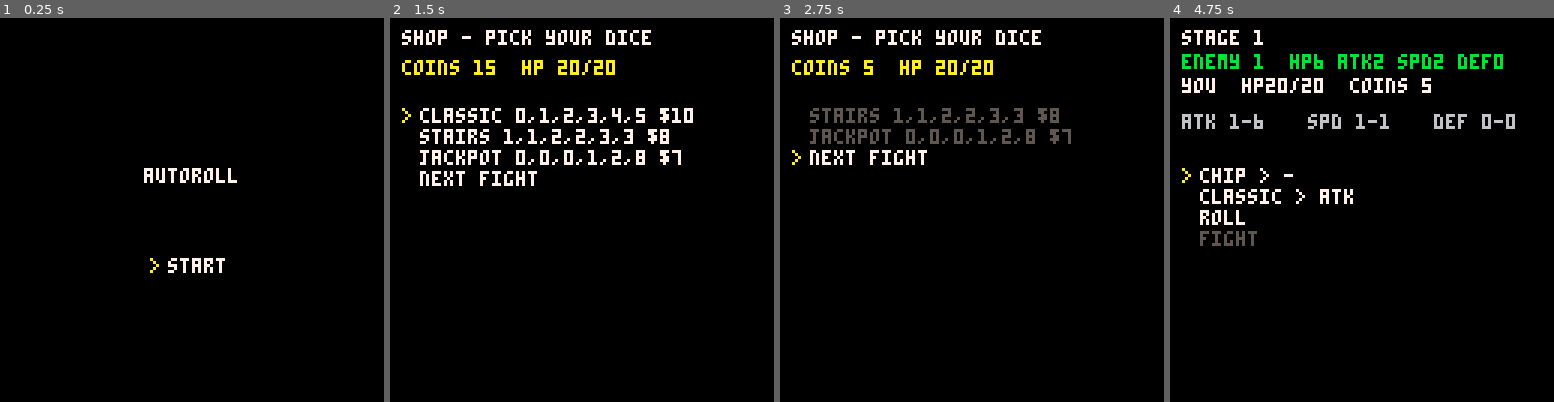
Above: before the commit, frames 1-4 (left to right).
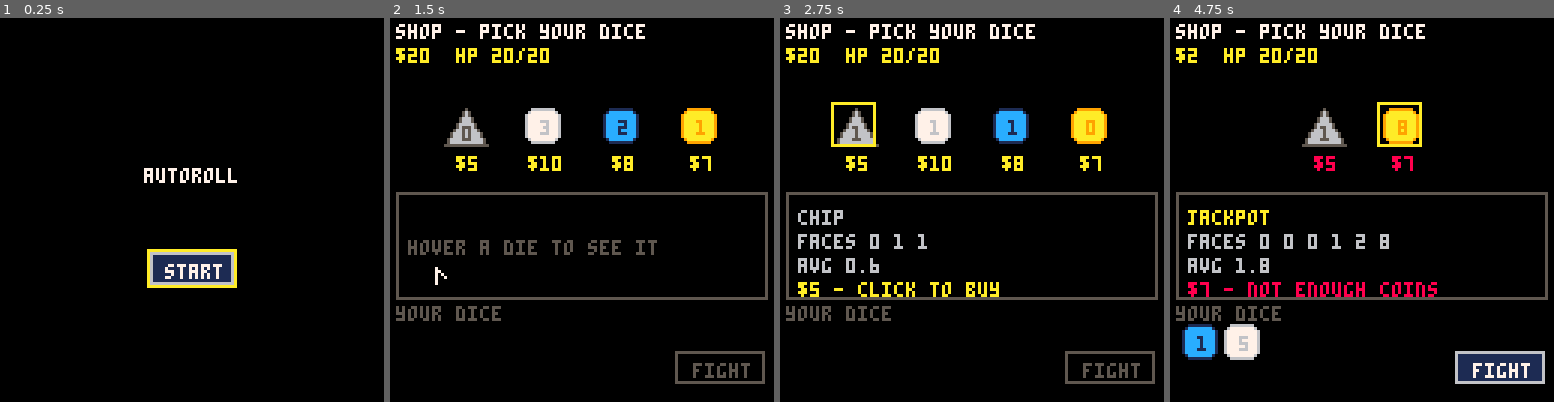
Above: after the commit, the same moments.

Repository: mauro-vb/dice-city
Game: PICO-8 cartridge cart.p8
Same seed, same stepped clock (60 frames per second), same inputs: the game is played once before the commit and once after it.
Inputs (mouse positions are in pixels of both pictures, inside the frame that each line leads up to):
- Up to frame 1 (0.25 s): no input
- Up to frame 2 (1.5 s): tap X (X key) at 0.33, 1.07 s; click (670, 121) at 0.67 s; tap O (Z key) at 0.7 s; click (436, 267) at 1.22 s
- Up to frame 3 (2.75 s): hold Right 1.6-2.1 s; tap O (Z key) at 1.7, 2.1, 2.5 s; click (887, 114) at 1.77 s; tap X (X key) at 1.85 s; hold Up 2.15-2.42 s; click (952, 259) at 2.32 s; hold Right from 2.47 s (still down)
- Up to frame 4 (4.75 s): click (1404, 106) at 2.87 s; tap O (Z key) every 0.4 s from 2.9 to 4.5 s; tap X (X key) at 2.97, 4.08 s; release Right at 3.03 s; hold Left 3.08-3.58 s; click (1465, 256) at 3.42 s; hold Down 3.63-3.97 s; click (1231, 102) at 3.97 s; hold Right 4.02-4.68 s; click (1292, 248) at 4.52 s; hold Up from 4.73 s (still down)

The runs differ from the first frame. In frame 1, 2.3% of the frame differs, in the area x 38-62%, y 60-71%; in frame 2, 13%; in frame 3, 13%; in frame 4, 16%, in the area x 1-99%, y 1-96%.

Commit message:
Mouse and keys UI: drag dice onto slots, visual shop
- selectable/button/focus: hover, click, drag and drop; arrows + x/o
- placement: stat columns with stacking dice, bag area, roll/fight buttons
- shop: offers as dice with prices, hover description, click to buy
- title/combat/game over use buttons; text menu removed
- harness: fake mouse; h_ prefix on locals so they don't shadow game fields

Diff:
--- a/cart.p8
+++ b/cart.p8
@@ -7,10 +7,9 @@
 #include src/oop/class.p8.lua
 #include src/oop/game_object.p8.lua
 #include src/oop/scene.p8.lua
+#include src/oop/selectable.p8.lua
 #include src/ui/button.p8.lua
 #include src/ui/focus.p8.lua
-#include src/ui/menu.p8.lua
-#include src/ui/selectable.p8.lua
 #include src/utils/color_settings.p8.lua
 #include src/utils/cursor.p8.lua
 #include src/utils/helpers.p8.lua
--- a/src/entities/die.p8.lua
+++ b/src/entities/die.p8.lua
@@ -1,6 +1,6 @@
-die = game_object:extend({
-	x = 0,
-	y = 0,
+die = selectable:extend({
+	w = 13,
+	h = 13,
 	-- false, not nil: a missing field falls through to globals (e.g. the slot class)
 	slot = false,
 	value = false,
@@ -24,6 +24,10 @@
 			sum += face
 		end
 		return sum / #faces
+	end,
+	-- one decimal, for display
+	avg_str = function(_ENV)
+		return tostr(flr(average(_ENV) * 10) / 10)
 	end,
 	upgrade_face = function(_ENV, i, v)
 		faces[i] += v
--- a/src/entities/slot.p8.lua
+++ b/src/entities/slot.p8.lua
@@ -0,0 +1,16 @@
+-- a stat column on the placement screen: takes dropped dice
+slot = selectable:extend({
+	key = "atk",
+	w = 38,
+	h = 64,
+	accepts = function(_ENV, item)
+		return item:is(die)
+	end,
+	on_drop = function(_ENV, d)
+		run:place(d, key)
+	end,
+	drw = function(_ENV)
+		local x0, y0 = x - w / 2, y - h / 2
+		rect(x0, y0, x0 + w - 1, y0 + h - 1, 5)
+	end,
+})
--- /dev/null
+++ b/src/oop/selectable.p8.lua
@@ -0,0 +1,26 @@
+-- something focus can hover, press, pick up or drop onto
+-- x, y is the centre; enabled can be a function
+--
+-- usage:
+--   b = selectable:new({x = 64, y = 64, w = 20, h = 10, on_press = function() ... end})
+--   area = selectable:new({..., accepts = function(_ENV, item) return true end,
+--                               on_drop = function(_ENV, item) ... end})
+
+selectable = game_object:extend({
+	x = 0,
+	y = 0,
+	w = 8,
+	h = 8,
+	enabled = true,
+	pickable = false,
+	on_press = false,
+	accepts = false,
+	on_drop = _noop,
+	contains = function(_ENV, px, py)
+		return abs(px - x) * 2 <= w and abs(py - y) * 2 <= h
+	end,
+	is_on = function(_ENV)
+		if type(enabled) == "function" then return enabled() end
+		return enabled
+	end,
+})
--- a/src/scenes/combat.p8.lua
+++ b/src/scenes/combat.p8.lua
@@ -7,7 +7,8 @@
 		ev_i = 0
 		timer = 0
 		last = ""
-		m = menu:new({x = 4, y = 100})
+		f = focus:new()
+		cont_btn = false
 	end,
 
 	done = function(_ENV)
@@ -15,10 +16,13 @@
 	end,
 
 	upd = function(_ENV)
-		m:upd()
+		f:upd()
 		if done(_ENV) then
-			if #m.items == 0 then
-				m:item("continue", function() scene:load(next_scene) end)
+			if not cont_btn then
+				cont_btn = f:item(button:new({
+					label = "continue", x = 64, y = 110, w = 40,
+					on_press = function() scene:load(next_scene) end,
+				}))
 			end
 			return
 		end
@@ -42,6 +46,7 @@
 				print("+"..gain.reward.." reward  +"..gain.leftover.." leftover", 4, 66, 10)
 			end
 		end
-		m:drw()
+		if cont_btn then cont_btn:drw() end
+		f:drw()
 	end
 })
--- a/src/scenes/end.p8.lua
+++ b/src/scenes/end.p8.lua
@@ -2,19 +2,24 @@
 game_over = scene:extend({
 	init = function(_ENV)
 		timer = 0
-		m = menu:new({x = 50, y = 80})
-		m:item("title", function() scene:load(title) end, function() return timer > 30 end)
+		f = focus:new()
+		title_btn = f:item(button:new({
+			label = "title", x = 64, y = 84,
+			on_press = function() scene:load(title) end,
+			enabled = function() return timer > 30 end,
+		}))
 	end,
 
 	upd = function(_ENV)
 		timer += 1
-		m:upd()
+		f:upd()
 	end,
 
 	drw = function(_ENV)
 		cls(0)
 		print(run.won and "you win!" or "game over", 44, 40, run.won and 11 or 8)
 		print("stage "..run.stage_i, 48, 50, 6)
-		m:drw()
+		title_btn:drw()
+		f:drw()
 	end
 })
--- a/src/scenes/placement.p8.lua
+++ b/src/scenes/placement.p8.lua
@@ -1,52 +1,86 @@
 placement = scene:extend({
 	init = function(_ENV)
 		rolled = false
-		m = menu:new({x = 4, y = 50})
+		f = focus:new()
+		cols = {}
+		for n = 1, #stat_names do
+			local k = stat_names[n]
+			cols[k] = f:item(slot:new({key = k, x = 21 + (n - 1) * 43, y = 52}))
+		end
+		f:item(selectable:new({
+			x = 48, y = 111, w = 92, h = 30,
+			accepts = function() return true end,
+			on_drop = function(_, d) run:unplace(d) end,
+		}))
 		for d in all(run.bag) do
-			m:item(
-				function() return die_label(_ENV, d) end,
-				function() press_die(_ENV, d) end,
-				function() return not rolled or (d.slot and run.rerolls_left > 0) end
-			)
+			d.pickable = true
+			d.on_press = false
+			f:item(d)
 		end
-		m:item("roll", function()
-			run:roll_all()
-			rolled = true
-		end, function() return not rolled and run:placed() > 0 end)
-		m:item("fight", function() scene:load(combat) end, function() return rolled end)
+		roll_btn = f:item(button:new({
+			label = "roll", x = 112, y = 103,
+			on_press = function()
+				run:roll_all()
+				rolled = true
+			end,
+			enabled = function() return not rolled and run:placed() > 0 end,
+		}))
+		fight_btn = f:item(button:new({
+			label = "fight", x = 112, y = 117,
+			on_press = function() scene:load(combat) end,
+			enabled = function() return rolled end,
+		}))
+		layout(_ENV)
 	end,
 
-	die_label = function(_ENV, d)
-		local s = d.kind.name.." > "..(d.slot or "-")
-		if rolled and d.slot then s ..= " = "..d.value end
-		return s
-	end,
-
-	press_die = function(_ENV, d)
-		if rolled then
-			run:reroll(d)
-			return
+	-- column dice stack upward, unused dice fill the bag rows
+	layout = function(_ENV)
+		for k, col in pairs(cols) do
+			local ds = run.slots[k]
+			local gap = min(13, 52 / max(1, #ds - 1))
+			for i = 1, #ds do
+				ds[i].x, ds[i].y = col.x, 76 - (i - 1) * gap
+			end
 		end
-		run:cycle(d)
+		local u = run:unused()
+		for i = 1, #u do
+			u[i].x = 10 + (i - 1) % 6 * 14
+			u[i].y = 104 + flr((i - 1) / 6) * 14
+		end
 	end,
 
 	upd = function(_ENV)
-		m:upd()
+		for d in all(run.bag) do
+			d.pickable = not rolled
+			d.on_press = rolled and d.slot and run.rerolls_left > 0 and reroll
+		end
+		upd_group(run.bag)
+		f:upd()
+		layout(_ENV)
+	end,
+
+	reroll = function(d)
+		run:reroll(d)
 	end,
 
 	drw = function(_ENV)
 		cls(0)
-		local st = cur_stage()
-		local e = st.enemy
-		print("stage "..run.stage_i, 4, 4, 7)
-		print(foe_label().."  hp"..e.hp.." atk"..e.atk.." spd"..e.spd.." def"..e.def, 4, 12, e.col)
-		print("you  hp"..run.hp.."/"..run.max_hp.."  coins "..run.coins, 4, 20, 7)
-		for n = 1, #stat_names do
-			local s = stat_names[n]
-			local v = rolled and run:get_stat(s) or run:stat_range(s)
-			print(s.." "..v, 4 + (n - 1) * 42, 32, 6)
+		local e = cur_stage().enemy
+		print("stage "..run.stage_i.."  hp "..run.hp.."/"..run.max_hp.."  $"..run.coins, 2, 2, 7)
+		print(foe_label().."  hp"..e.hp.." atk"..e.atk.." spd"..e.spd.." def"..e.def, 2, 10, e.col)
+		for k, col in pairs(cols) do
+			col:drw()
+			local s = k.." "..(rolled and run:get_stat(k) or run:stat_range(k))
+			print(s, col.x - #s * 2 + 1, 87, 6)
 		end
-		if rolled then print("rerolls "..run.rerolls_left, 4, 40, 5) end
-		m:drw()
+		rect(2, 96, 94, 126, 5)
+		if #run:unused() == 0 then print("bag", 40, 109, 5) end
+		for d in all(run.bag) do
+			if d != f.held then d:drw() end
+		end
+		roll_btn:drw()
+		fight_btn:drw()
+		if rolled then print("reroll "..run.rerolls_left, 97, 124, 5) end
+		f:drw()
 	end
 })
--- a/src/scenes/shop.p8.lua
+++ b/src/scenes/shop.p8.lua
@@ -6,33 +6,81 @@
 
 	-- rebuilt after each purchase so the bought offer disappears
 	build = function(_ENV)
-		m = menu:new({x = 4, y = 30})
-		for k in all(offers) do
-			m:item(
-				k.name.." "..join(k.faces, ",").." $"..k.price,
-				function()
-					if buy(k) then
-						del(offers, k)
-						build(_ENV)
-					end
+		f = focus:new()
+		shown = {}
+		for i = 1, #offers do
+			local k = offers[i]
+			local d = die:new({
+				kind = k,
+				x = 64 + (i - (#offers + 1) / 2) * 26,
+				y = 36,
+				on_press = function()
+					if not buy(k) then return end
+					del(offers, k)
+					build(_ENV)
 				end,
-				function() return run.coins >= k.price end
-			)
+				enabled = function() return run.coins >= k.price end,
+			})
+			add(shown, d)
+			f:item(d)
 		end
-		m:item("next fight", function()
-			next_stage()
-			scene:load(placement)
-		end, function() return #run.bag > 0 end)
+		for i = 1, #run.bag do
+			local d = run.bag[i]
+			d.pickable = false
+			d.on_press = false
+			d.x = 10 + (i - 1) % 6 * 14
+			d.y = 108 + flr((i - 1) / 6) * 14
+			f:item(d)
+		end
+		fight_btn = f:item(button:new({
+			label = "fight", x = 110, y = 117, w = 30,
+			on_press = function()
+				next_stage()
+				scene:load(placement)
+			end,
+			enabled = function() return #run.bag > 0 end,
+		}))
 	end,
 
 	upd = function(_ENV)
-		m:upd()
+		upd_group(shown)
+		upd_group(run.bag)
+		f:upd()
+	end,
+
+	info = function(_ENV, d)
+		local k = d.kind
+		print(k.name, 6, 64, k.colors[1])
+		print("faces "..join(d.faces, " "), 6, 72, 6)
+		print("avg "..d:avg_str(), 6, 80, 6)
+		if d.on_press then
+			local can = run.coins >= k.price
+			print(can and "$"..k.price.." - click to buy" or "$"..k.price.." - not enough coins", 6, 88, can and 10 or 8)
+		else
+			print("in your bag", 6, 88, 5)
+		end
 	end,
 
 	drw = function(_ENV)
 		cls(0)
-		print(run.stage_i == 0 and "shop - pick your dice" or "shop", 4, 4, 7)
-		print("coins "..run.coins.."  hp "..run.hp.."/"..run.max_hp, 4, 14, 10)
-		m:drw()
+		print(run.stage_i == 0 and "shop - pick your dice" or "shop", 2, 2, 7)
+		print("$"..run.coins.."  hp "..run.hp.."/"..run.max_hp, 2, 10, 10)
+		for d in all(shown) do
+			d:drw()
+			local p = "$"..d.kind.price
+			print(p, d.x - #p * 2 + 1, d.y + 10, d:is_on() and 10 or 8)
+		end
+		rect(2, 58, 125, 93, 5)
+		if f.cur and f.cur:is(die) then
+			info(_ENV, f.cur)
+		else
+			print("hover a die to see it", 6, 74, 5)
+		end
+		print("your dice", 2, 96, 5)
+		for d in all(run.bag) do
+			d:drw()
+		end
+		fight_btn:drw()
+		f:drw()
 	end
 })
--- a/src/scenes/title.p8.lua
+++ b/src/scenes/title.p8.lua
@@ -1,19 +1,23 @@
 title = scene:extend({
 	init = function(_ENV)
-		m = menu:new({x = 50, y = 80})
-		m:item("start", function()
-			new_run()
-			scene:load(shop)
-		end)
+		f = focus:new()
+		start_btn = f:item(button:new({
+			label = "start", x = 64, y = 84,
+			on_press = function()
+				new_run()
+				scene:load(shop)
+			end,
+		}))
 	end,
 
 	upd = function(_ENV)
-		m:upd()
+		f:upd()
 	end,
 
 	drw = function(_ENV)
 		cls(0)
 		print("autoroll", 48, 50, 7)
-		m:drw()
+		start_btn:drw()
+		f:drw()
 	end
 })
--- a/src/ui/button.p8.lua
+++ b/src/ui/button.p8.lua
@@ -0,0 +1,14 @@
+-- usage: button:new({label = "roll", x = 112, y = 103, on_press = roll, enabled = can_roll})
+
+button = selectable:extend({
+	label = "",
+	w = 28,
+	h = 11,
+	drw = function(_ENV)
+		local lit = is_on(_ENV)
+		local x0, y0 = x - w / 2, y - h / 2
+		rectfill(x0, y0, x0 + w - 1, y0 + h - 1, lit and 1 or 0)
+		rect(x0, y0, x0 + w - 1, y0 + h - 1, lit and 6 or 5)
+		print(label, x - #label * 2 + 1, y - 2, lit and 7 or 5)
+	end,
+})
--- a/src/ui/focus.p8.lua
+++ b/src/ui/focus.p8.lua
@@ -0,0 +1,144 @@
+-- one per scene: hover, press, pick up and drop selectables
+-- mouse: hover, click, drag (or click to pick up, click again to drop)
+-- keys: arrows move to the nearest item that way, x picks/drops/presses, o cancels
+--
+-- usage:
+--   f = focus:new()
+--   f:item(button:new({...}))   -- later items sit on top of earlier ones
+--   f:upd()  f:drw()            -- f.cur is the hovered item, f.held the carried one
+
+focus = class:extend({
+	init = function(_ENV)
+		items = {}
+		cur = false
+		held = false
+		dragging = false
+		mouse_on = false
+		mx, my = cursor.x, cursor.y
+	end,
+
+	item = function(_ENV, it)
+		add(items, it)
+		if not cur and usable(_ENV, it) then cur = it end
+		return it
+	end,
+
+	-- can keys land here / can a click do something
+	usable = function(_ENV, it)
+		if held then return it.accepts and it:accepts(held) end
+		return it.pickable or it.on_press
+	end,
+
+	-- topmost item under the point; while holding, only drop targets
+	under = function(_ENV, px, py)
+		for i = #items, 1, -1 do
+			local it = items[i]
+			if it != held and it:contains(px, py) and (not held or usable(_ENV, it)) then
+				return it
+			end
+		end
+		return false
+	end,
+
+	move = function(_ENV, dx, dy)
+		local best, best_s = false, 32767
+		for it in all(items) do
+			if it != cur and it != held and usable(_ENV, it) then
+				if not cur then
+					cur = it
+					return
+				end
+				local ox, oy = it.x - cur.x, it.y - cur.y
+				local main = ox * dx + oy * dy
+				local cross = abs(ox * dy) + abs(oy * dx)
+				if main > 0 and main >= cross and main + 2 * cross < best_s then
+					best, best_s = it, main + 2 * cross
+				end
+			end
+		end
+		if best then cur = best end
+	end,
+
+	press = function(_ENV)
+		if not cur or not cur:is_on() then return end
+		if cur.pickable then
+			held = cur
+		elseif cur.on_press then
+			cur.on_press(cur)
+		end
+	end,
+
+	-- drop on cur if it takes the held item; true if dropped
+	drop = function(_ENV)
+		if not (cur and cur.accepts and cur:accepts(held)) then return false end
+		cur:on_drop(held)
+		held = false
+		return true
+	end,
+
+	upd = function(_ENV)
+		local x_hit, o_hit = pressed(5), pressed(4)
+		if cursor.x != mx or cursor.y != my then
+			mx, my = cursor.x, cursor.y
+			mouse_on = true
+			cur = under(_ENV, mx, my)
+		end
+		upd_mouse(_ENV)
+		upd_keys(_ENV, x_hit, o_hit)
+	end,
+
+	upd_mouse = function(_ENV)
+		if cursor:just_pressed() then
+			mouse_on = true
+			cur = under(_ENV, mx, my)
+			if held then
+				if not drop(_ENV) then held = false end
+				return
+			end
+			press(_ENV)
+			dragging = held
+			return
+		end
+		if not (cursor:is_released() and dragging) then return end
+		dragging = false
+		cur = under(_ENV, mx, my)
+		if drop(_ENV) then return end
+		-- released where it was picked up: keep carrying until the next click
+		if not held:contains(mx, my) then held = false end
+	end,
+
+	upd_keys = function(_ENV, x_hit, o_hit)
+		local dirs = {{-1, 0}, {1, 0}, {0, -1}, {0, 1}}
+		for b = 0, 3 do
+			if btnp(b) then
+				mouse_on = false
+				move(_ENV, dirs[b + 1][1], dirs[b + 1][2])
+			end
+		end
+		if x_hit then
+			if held then drop(_ENV) else press(_ENV) end
+		end
+		if o_hit then held = false end
+	end,
+
+	drw = function(_ENV)
+		if cur then
+			local x0, y0 = cur.x - cur.w / 2 - 1, cur.y - cur.h / 2 - 1
+			rect(x0, y0, x0 + cur.w + 1, y0 + cur.h + 1, 10)
+		end
+		if held then
+			local ox, oy = held.x, held.y
+			if mouse_on then
+				held.x, held.y = mx, my
+			elseif cur then
+				held.x, held.y = cur.x, cur.y - 10
+			end
+			held:drw()
+			held.x, held.y = ox, oy
+		end
+		if mouse_on then
+			line(mx, my, mx, my + 5, 7)
+			line(mx, my, mx + 3, my + 3, 7)
+		end
+	end,
+})
--- a/src/ui/menu.p8.lua
+++ /dev/null
@@ -1,47 +0,0 @@
--- vertical text menu: up/down to move, x to press
--- label and enabled can be functions, so items update without rebuilding
---
--- usage:
---   m = menu:new({x = 4, y = 80})
---   m:item("start", function() scene:load(placement) end)
---   m:item("fight", go, function() return rolled end)
---   m:upd()  m:drw()
-
-menu = class:extend({
-	x = 4,
-	y = 80,
-	init = function(_ENV)
-		items = {}
-		i = 1
-	end,
-	item = function(_ENV, label, on_press, enabled)
-		add(items, {label = label, on_press = on_press, enabled = enabled})
-	end,
-	on = function(_ENV, it)
-		return not it.enabled or it.enabled()
-	end,
-	move = function(_ENV, dir)
-		for _ = 1, #items do
-			i = (i - 1 + dir) % #items + 1
-			if on(_ENV, items[i]) then return end
-		end
-	end,
-	upd = function(_ENV)
-		-- read x every frame so pressed() never misses a release
-		local go = pressed(5)
-		if #items == 0 then return end
-		if not on(_ENV, items[i]) then move(_ENV, 1) end
-		if btnp(2) then move(_ENV, -1) end
-		if btnp(3) then move(_ENV, 1) end
-		if go and on(_ENV, items[i]) then items[i].on_press() end
-	end,
-	drw = function(_ENV)
-		for n = 1, #items do
-			local it = items[n]
-			local label = type(it.label) == "function" and it.label() or it.label
-			local ly = y + (n - 1) * 7
-			if n == i then print(">", x, ly, 10) end
-			print(label, x + 6, ly, on(_ENV, it) and 7 or 5)
-		end
-	end,
-})
--- a/tests/harness.lua
+++ b/tests/harness.lua
@@ -1,4 +1,7 @@
 -- headless test harness, included first by tests/run.p8 (make test)
+--
+-- locals here are prefixed h_: every #include shares one chunk, so a
+-- plain `local held` would shadow game fields like focus.held
 --
 -- usage (tests/test_*.lua):
 --   test("player jumps", function()
@@ -10,20 +13,32 @@
 
 reload(0x0, 0x0, 0x4300, "../cart.p8")
 
-local held, prev = {}, {}
-local passed, failures = 0, {}
+local h_held, h_prev = {}, {}
+local h_passed, h_failures = 0, {}
 
-function btn(b) return held[b] or false end
-function btnp(b) return held[b] and not prev[b] end
+function btn(b) return h_held[b] or false end
+function btnp(b) return h_held[b] and not h_prev[b] end
 
-function hold(b) held[b] = true end
-function release(b) held[b] = nil end
+function hold(b) h_held[b] = true end
+function release(b) h_held[b] = nil end
+
+-- fake mouse: stat(32/33/34) read these instead of the real mouse
+-- usage: mouse(40, 60, 1) -- move to 40,60 with the left button down
+local h_mx, h_my, h_mb = 0, 0, 0
+local h_stat = stat
+function stat(n)
+    if n == 32 then return h_mx end
+    if n == 33 then return h_my end
+    if n == 34 then return h_mb end
+    return h_stat(n)
+end
+function mouse(x, y, b) h_mx, h_my, h_mb = flr(x), flr(y), b or 0 end
 
 function step(n)
     for _ = 1, n or 1 do
         (_update60 or _update)()
         _draw()
-        for b = 0, 5 do prev[b] = held[b] end
+        for b = 0, 5 do h_prev[b] = h_held[b] end
     end
 end
 
@@ -50,18 +65,18 @@
 end
 
 function test(name, fn)
-    held, prev = {}, {}
+    h_held, h_prev = {}, {}
     local co = cocreate(fn)
     local ok, err = coresume(co)
     if ok then
-        passed += 1
+        h_passed += 1
     else
-        add(failures, name .. ": " .. tostr(err))
+        add(h_failures, name .. ": " .. tostr(err))
     end
 end
 
 function test_summary()
-    for f in all(failures) do printh("FAIL " .. f) end
-    printh("ok " .. passed .. "/" .. (passed + #failures))
+    for f in all(h_failures) do printh("FAIL " .. f) end
+    printh("ok " .. h_passed .. "/" .. (h_passed + #h_failures))
     _init, _update, _update60, _draw = nil
 end
--- a/tests/test_loop.lua
+++ b/tests/test_loop.lua
@@ -1,63 +1,118 @@
--- drives the screens with keys only: 2 = up, 5 = x
+-- drives the screens like a player: mouse clicks and drags, plus one keys-only test
 
 local function press(b)
 	hold(b) step() release(b) step()
 end
 
--- in the shop: buy the first affordable offer (if asked), then next fight
-local function leave_shop(buy_one)
-	check(scene.current == shop, "in shop")
-	if buy_one then press(5) end
-	press(2) -- wraps up to next fight
-	press(5)
-	check(scene.current == placement, "shop -> placement")
+local function click(it)
+	mouse(it.x, it.y, 1) step()
+	mouse(it.x, it.y, 0) step()
+end
+
+local function drag(it, to)
+	mouse(it.x, it.y, 0) step()
+	mouse(it.x, it.y, 1) step()
+	mouse(to.x, to.y, 1) step()
+	mouse(to.x, to.y, 0) step()
 end
 
 local function start_run()
 	boot()
 	step(2)
-	press(5)
+	click(title.start_btn)
 	check(scene.current == shop and run.stage_i == 0, "start -> opening shop")
-	snap("opening_shop")
 end
 
--- place the first die (if needed), roll, fight, wait for the result
+-- buy the first offer (if asked), then fight
+local function leave_shop(buy_one)
+	check(scene.current == shop, "in shop")
+	if buy_one then click(shop.shown[1]) end
+	click(shop.fight_btn)
+	check(scene.current == placement, "shop -> placement")
+end
+
+-- first die on atk (if needed), roll, fight, wait, continue
 local function fight()
-	if not run.bag[1].slot then press(5) end
-	press(2) -- wraps up to roll
-	press(5) -- roll
+	local d = run.bag[1]
+	if not d.slot then drag(d, placement.cols.atk) end
+	check(d.slot == "atk", "dragged onto atk")
+	click(placement.roll_btn)
 	check(placement.rolled, "rolled")
-	press(5) -- cursor skipped to fight
+	click(placement.fight_btn)
 	check(scene.current == combat, "fight -> combat")
 	for _ = 1, 2000 do
-		if #combat.m.items > 0 then break end
+		if combat.cont_btn then break end
 		step()
 	end
 	snap("combat")
-	press(5) -- continue
+	click(combat.cont_btn)
 end
 
-test("can't leave the opening shop without a die", function()
+test("opening shop: next fight locked until you buy", function()
 	start_run()
-	local m = shop.m
-	local next_fight = m.items[#m.items]
-	check(not m:on(next_fight), "next fight locked")
-	press(5) -- buy
-	check(#run.bag == 1 and shop.m:on(shop.m.items[#shop.m.items]), "unlocked after buying")
+	check(not shop.fight_btn:is_on(), "locked")
+	mouse(shop.shown[1].x, shop.shown[1].y) step()
+	check(shop.f.cur == shop.shown[1], "hover shows the offer")
+	snap("opening_shop")
+	click(shop.shown[1])
+	check(#run.bag == 1 and run.coins < 20 and shop.fight_btn:is_on(), "bought")
+end)
+
+test("drag between slots and back to the bag", function()
+	start_run()
+	leave_shop(true)
+	local d = run.bag[1]
+	drag(d, placement.cols.atk)
+	check(d.slot == "atk" and #run.slots.atk == 1)
+	drag(d, placement.cols.def)
+	check(d.slot == "def" and #run.slots.atk == 0)
+	snap("placement")
+	mouse(10, 111) step()
+	drag(d, {x = 60, y = 111})
+	check(not d.slot, "back in the bag")
+	drag(d, {x = 64, y = 6})
+	check(not d.slot and not placement.f.held, "dropped on nothing: cancelled")
+end)
+
+test("keys only: pick up, move, drop", function()
+	boot()
+	step(2)
+	press(5) -- start
+	press(5) -- buy the first offer
+	press(3) -- down to fight
+	press(5)
+	check(scene.current == placement, "keys -> placement")
+	local d = run.bag[1]
+	check(placement.f.cur == d, "cursor starts on the die")
+	press(5) -- pick up
+	check(placement.f.held == d)
+	press(2) -- up to the atk column
+	press(5) -- drop
+	check(d.slot == "atk", "dropped on atk")
 end)
 
 test("opening shop -> stage 1 -> shop -> stage 2", function()
 	start_run()
 	leave_shop(true)
-	check(#run.bag == 1 and run.coins < 20 and run.stage_i == 1)
 	run.base = {atk = 50, spd = 1, def = 50}
-	snap("placement")
 	fight()
 	check(scene.current == shop, "win -> shop")
 	snap("shop")
 	leave_shop()
 	check(run.stage_i == 2, "stage 2")
 	check(not run.bag[1].value, "dice cleared")
+end)
+
+test("rolled dice can be rerolled once by clicking", function()
+	start_run()
+	leave_shop(true)
+	local d = run.bag[1]
+	drag(d, placement.cols.atk)
+	click(placement.roll_btn)
+	click(d)
+	check(run.rerolls_left == 0, "rerolled")
+	drag(d, placement.cols.def)
+	check(d.slot == "atk", "can't move dice after rolling")
 end)
 
 test("a loss ends the run", function()
@@ -67,7 +122,7 @@
 	fight()
 	check(scene.current == game_over and not run.won, "loss -> game over")
 	step(31)
-	press(5)
+	click(game_over.title_btn)
 	check(scene.current == title, "game over -> title")
 end)
 
Empty file removed: src/ui/selectable.p8.lua
